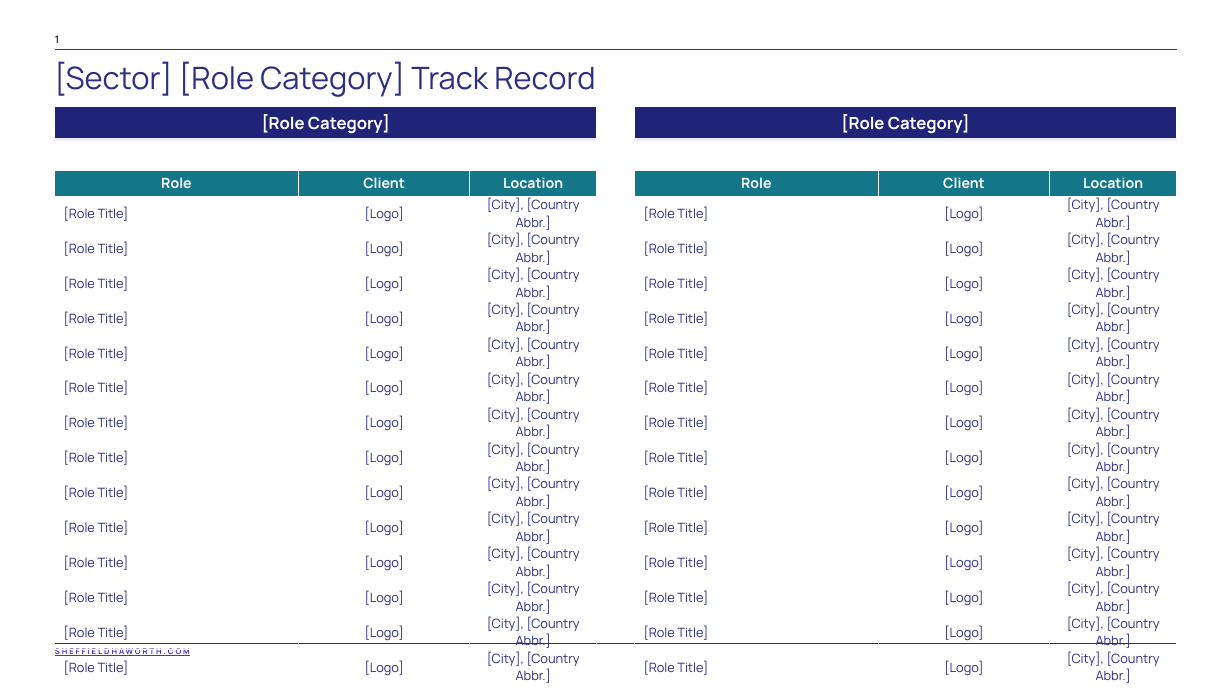
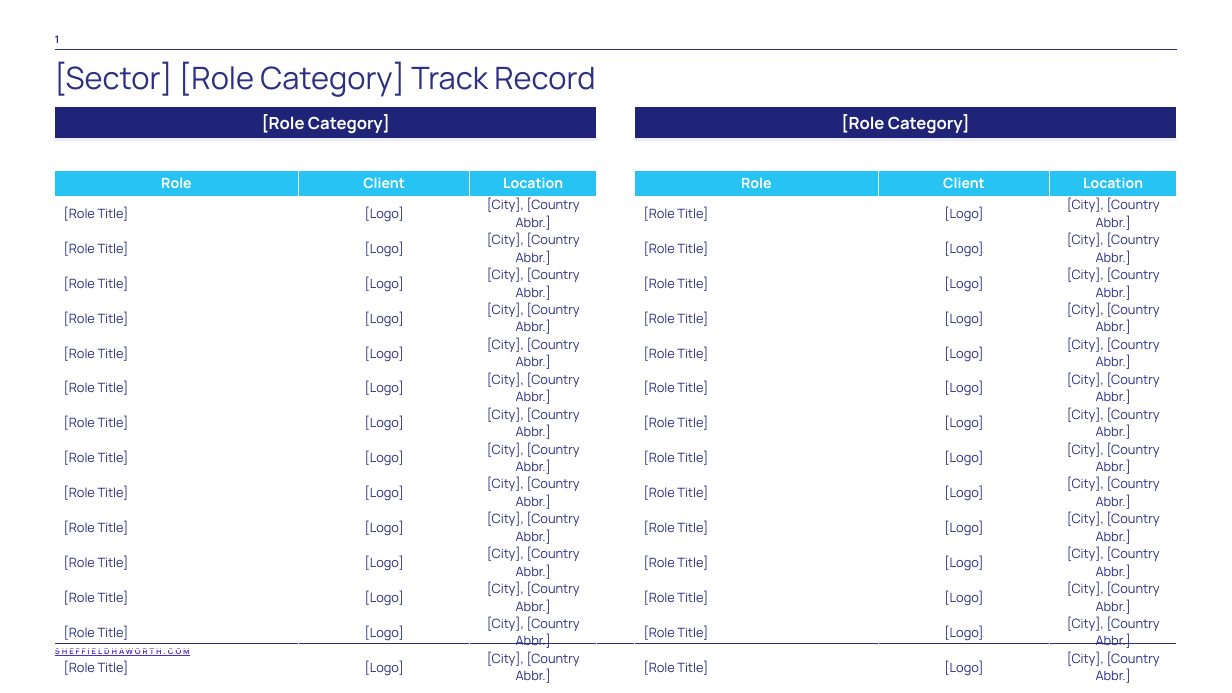
Before and after one commit to AmberS21/sh-document-generator-updated, a slide deck: slide 1 of templates/Track_Record_Logo_TEMPLATE.pptx. Drawn at 1232x693 pixels with LibreOffice and Linux fonts; fonts in the diff are those of the drawing. Boxes give left, top, right and bottom in pixels: in the first picture for what was removed or moved away, otherwise in the second. Text is boxed around its words. In the diff, an @@ line names an element or a change of style, - is before the commit and + after.

```diff
--- a/templates/Track_Record_Logo_TEMPLATE.pptx
+++ b/templates/Track_Record_Logo_TEMPLATE.pptx
@@ table at (x1=55, y1=106, x2=597, y2=687) @@
@@ fill #147689 to #27C3F3 in row 3 @@
@@ table at (x1=635, y1=106, x2=1177, y2=687) @@
@@ fill #147689 to #27C3F3 in row 3 @@
```
